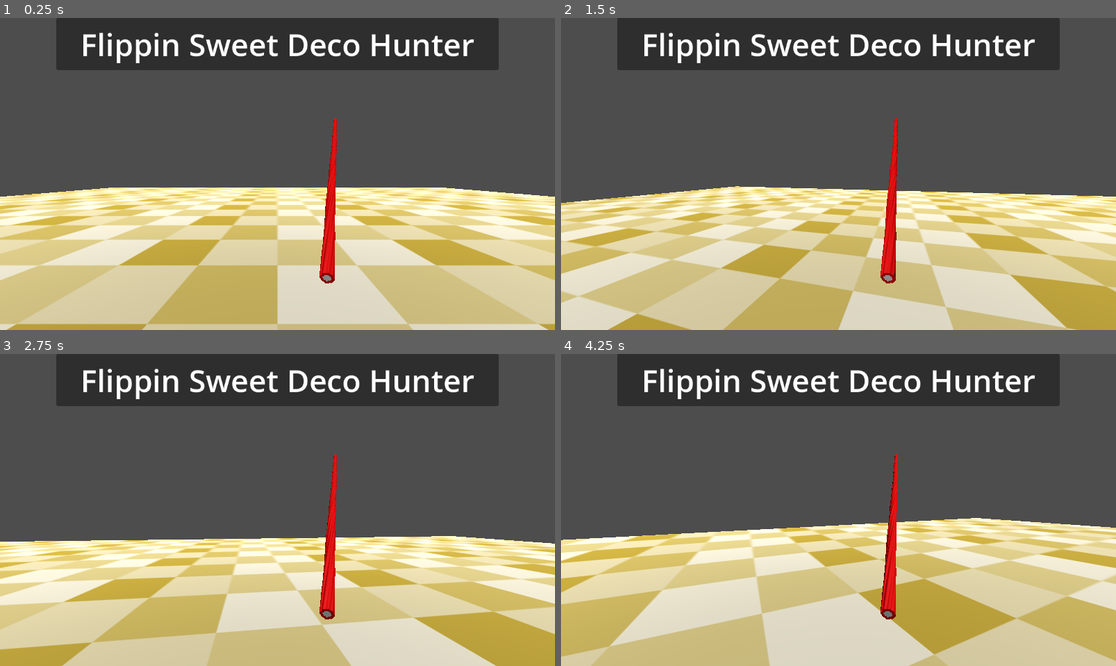
Above: before the commit, frames 1-4 (two rows, left to right).
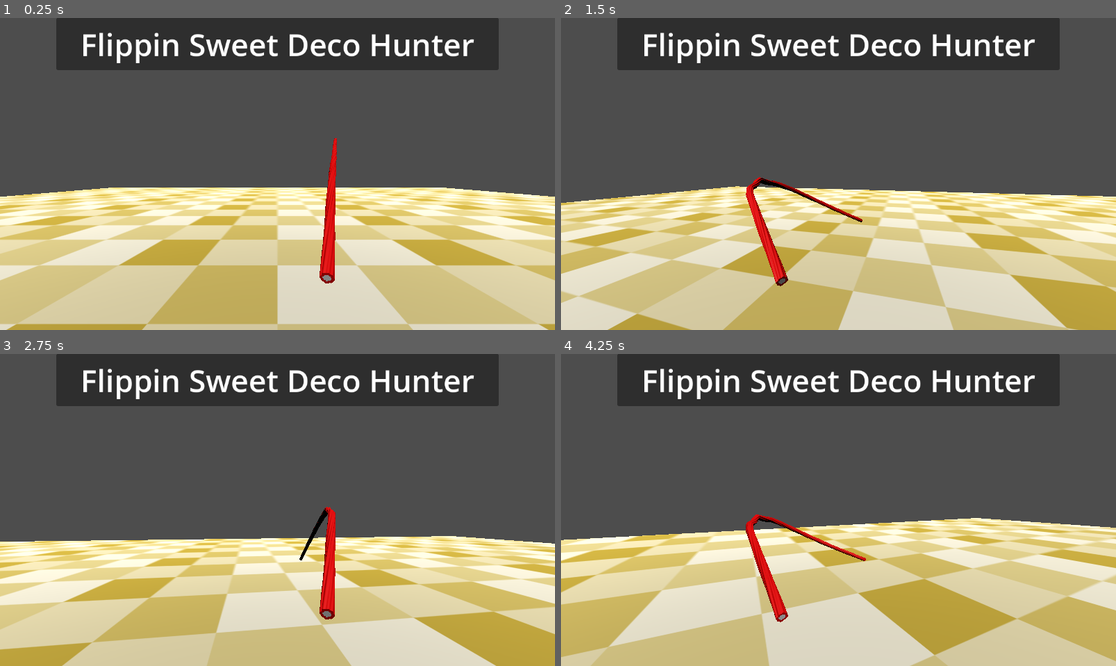
Above: after the commit, the same moments.

Repository: gartenschlaefer/flippin_sweet_deco_hunter
Game: Godot game, scene res://scenes/flippin_sweet_deco_hunter.tscn
Same seed, same stepped clock (60 frames per second), same inputs: the game is played once before the commit and once after it.
Inputs (mouse positions are in pixels of both pictures, inside the frame that each line leads up to):
- Up to frame 1 (0.25 s): no input
- Up to frame 2 (1.5 s): tap Enter at 0.5 s; move the mouse to (866, 174) at 0.52 s; press the mouse at (866, 174) at 0.53 s; hold W (forward) from 0.53 s (still down); tap Space (jump) at 0.77 s; move the mouse to (810, 174) at 1.27 s; release the mouse at (810, 174) at 1.28 s; tap X (interact) at 1.35 s
- Up to frame 3 (2.75 s): keep holding W (forward); tap Space (jump) at 1.52 s; move the mouse to (288, 503) at 2.02 s; hold Q from 2.03 s (still down)
- Up to frame 4 (4.25 s): keep holding W (forward); move the mouse to (832, 516) at 2.77 s; release Q at 2.78 s; tap E at 2.85 s; tap Space (jump) at 3.02, 3.77 s; move the mouse to (877, 513) at 3.52 s; press the mouse at (877, 513) at 3.53 s

The runs differ from the first frame. In frame 1, less than 0.1% of the frame differs, in the area x 59-61%, y 32-51%; in frame 2, 1.8%; in frame 3, 0.3%; in frame 4, 2.0%, in the area x 0-98%, y 32-100%.
Error before the commit: Cannot call method 'get_children' on a null value. (res://scripts/weapon_whip_physics.gd:37)

Commit message:
crazy accurate snake whip

Diff:
--- a/scripts/weapon_base.gd
+++ b/scripts/weapon_base.gd
@@ -51,7 +51,7 @@
 
 func _physics_process(delta):
 	if weapon_physics:
-		weapon_physics.physics_process(delta)
+		weapon_physics._physics_process(delta)
 	match state:
 		State.ATTACKING:
 			attack_time += delta / attack_duration
--- a/scripts/weapon_whip.gd
+++ b/scripts/weapon_whip.gd
@@ -8,7 +8,7 @@
 var sweet_window := 0.15
 var sweet_source := SweetSource.NONE
 var hit_pending := false
-@onready var whip_physics: WhipPhysics = $WhipPhysics
+@onready var whip_physics: WhipPhysics = $Physics
 
 func attack():
 	if state == State.ATTACKING and not sweet_active:
--- a/scripts/weapon_whip_physics.gd
+++ b/scripts/weapon_whip_physics.gd
@@ -3,7 +3,7 @@
 
 @onready var skeleton: Skeleton3D = $Licorice_Whip/Armature/Skeleton3D
 @onready var mesh: MeshInstance3D = _find_mesh($Licorice_Whip)
-@onready var physics: Node3D = $Physics
+@onready var physics: Node3D = self
 @onready var cam : Camera3D = get_viewport().get_camera_3d()
 @export var physics_allow_segment_x: float = 15.0
 @export var physics_allow_segment_y: float = 15.0
@@ -198,9 +198,7 @@
 	return null
 
 
-func _find_mesh(n: Node) -> MeshInstance3D:
-	if n is MeshInstance3D and n.skin:
-		return n
+func _find_mesh(n: Node3D) -> MeshInstance3D:
 	for c in n.get_children():
 		var m = _find_mesh(c)
 		if m:
